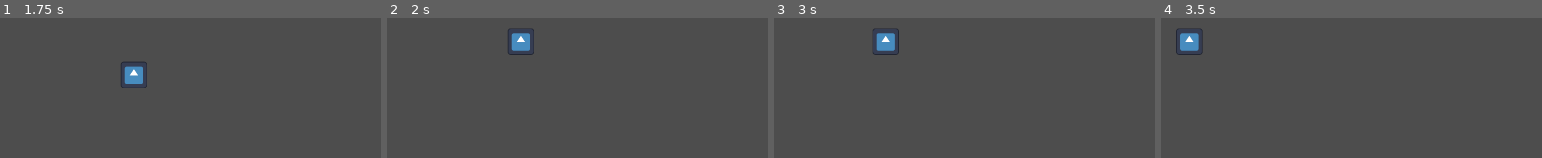
Above: before the commit, frames 1-4 (left to right).
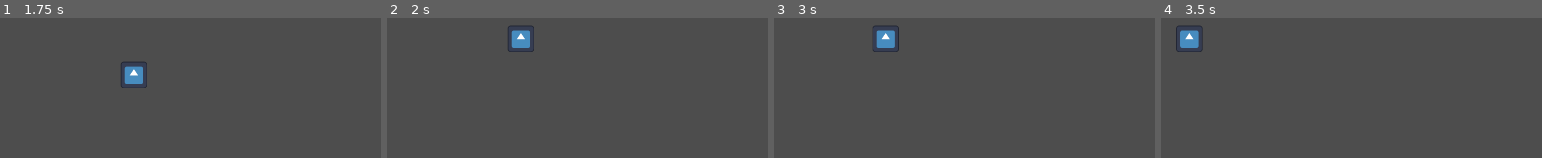
Above: after the commit, the same moments.

Repository: TommasoBianchi/LudumDare55
Game: Godot game, scene res://scenes/room.tscn
The game is run twice, just before and just after one commit, with the same random seed, the same clock (stepped at 60 frames per second) and the same inputs. The engine's default icon, where the game draws it, is replaced by a stand-in: a white triangle on a blue panel in a dark square.
Inputs:
- Up to frame 1 (1.75 s): tap Enter at 0.5 s; hold Q (place_rune) 0.53-1.28 s; hold Up (move_up) from 0.53 s (still down); tap Space at 1.25 s; tap E (summon) at 1.35 s
- Up to frame 2 (2 s): keep holding Up (move_up)
- Up to frame 3 (3 s): release Up (move_up) at 2.03 s; hold Q (place_rune) 2.03-2.78 s; hold Left (move_left) from 2.03 s (still down); tap Enter at 2.75 s; tap E (summon) at 2.85 s
- Up to frame 4 (3.5 s): keep holding Left (move_left)

Frame 1 is identical in both runs. In frame 2, 0.4% of the frame differs, in the area x 31-39%, y 5-27%; in frame 3, 0.4%; in frame 4, 0.5%, in the area x 3-12%, y 5-27%.

Commit message:
Fix walls collision code to make it accurate to detect walls collisions for ricochet behaviour

Diff:
--- a/scripts/utils.gd
+++ b/scripts/utils.gd
@@ -5,13 +5,13 @@
 func find_colliding_walls(current_position: Vector2, map: Rect2) -> Array[WallPosition]:
 	var colliding_walls: Array[WallPosition] = []
 
-	if current_position.x < map.position.x:
+	if current_position.x <= map.position.x:
 		colliding_walls.append(WallPosition.LEFT)
-	if current_position.x > map.end.x:
+	if current_position.x >= map.end.x:
 		colliding_walls.append(WallPosition.RIGHT)
-	if current_position.y < map.position.y:
+	if current_position.y <= map.position.y:
 		colliding_walls.append(WallPosition.UP)
-	if current_position.y > map.end.y:
+	if current_position.y >= map.end.y:
 		colliding_walls.append(WallPosition.DOWN)
 
 	return colliding_walls
@@ -21,13 +21,13 @@
 	var colliding_walls = find_colliding_walls(next_position, map)
 
 	if WallPosition.LEFT in colliding_walls:
-		movement.x = max(0, movement.x)
+		movement.x = max(map.position.x - current_position.x, movement.x)
 	if WallPosition.RIGHT in colliding_walls:
-		movement.x = min(0, movement.x)
+		movement.x = min(map.end.x - current_position.x, movement.x)
 	if WallPosition.UP in colliding_walls:
-		movement.y = max(0, movement.y)
+		movement.y = max(map.position.y - current_position.y, movement.y)
 	if WallPosition.DOWN in colliding_walls:
-		movement.y = min(0, movement.y)
+		movement.y = min(map.end.y - current_position.y, movement.y)
 
 	return movement
 
